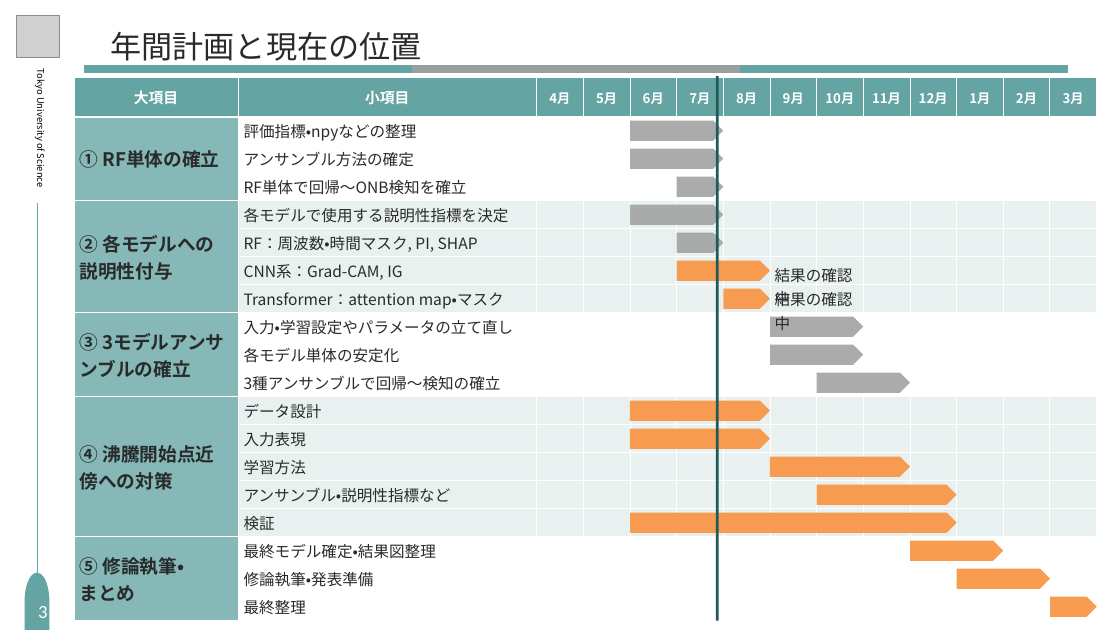
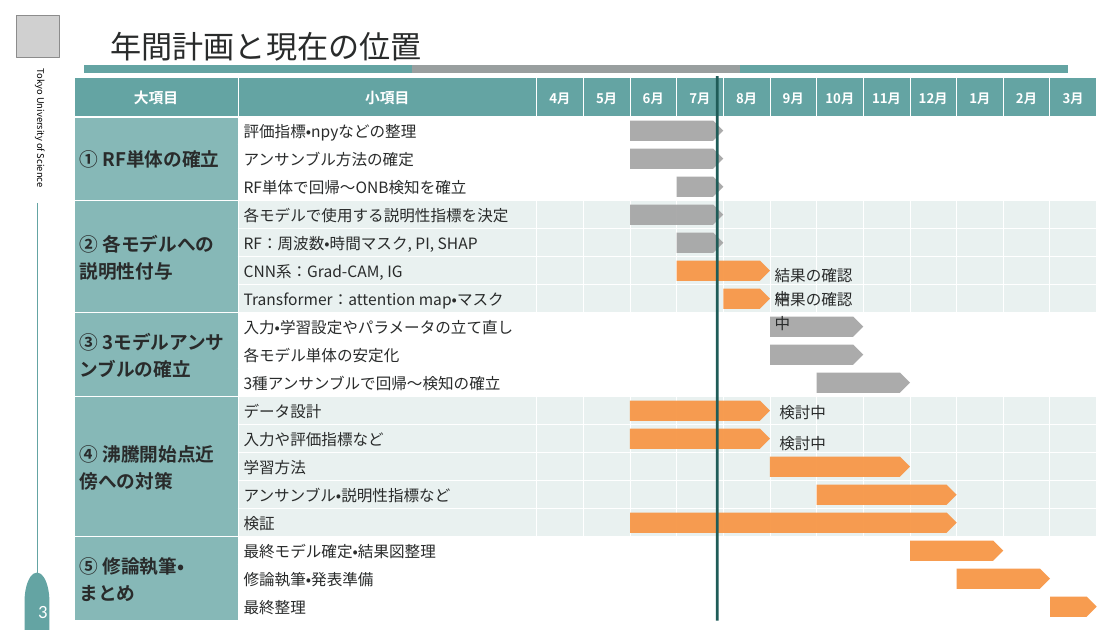
Before and after one commit to S-Riku-tus/university_research, a slide deck: slide 3 of 研究進捗報告/2026/724（中間発表）/研究進捗_柴崎陸_0724.pptx. Drawn at 1120x630 pixels with LibreOffice and Linux fonts; fonts in the diff are those of the drawing; grey boxes stand for pictures. Boxes give left, top, right and bottom in pixels: in the first picture for what was removed or moved away, otherwise in the second. Text is boxed around its words. In the diff, an @@ line names an element or a change of style, - is before the commit and + after.

```diff
--- a/研究進捗報告/2026/724（中間発表）/研究進捗_柴崎陸_0724.pptx
+++ b/研究進捗報告/2026/724（中間発表）/研究進捗_柴崎陸_0724.pptx
@@ table at (74,78,1094,620) @@
-row 13, column 2: 入力表現
+row 13, column 2: 入力や評価指標など
@@ text added at (779,405,826,420), 20 pt, text #292B2B @@
+検討中
@@ text added at (779,436,826,451), 20 pt, text #292B2B @@
+検討中
```
Also in this commit, not shown: 1 other slide changed.
